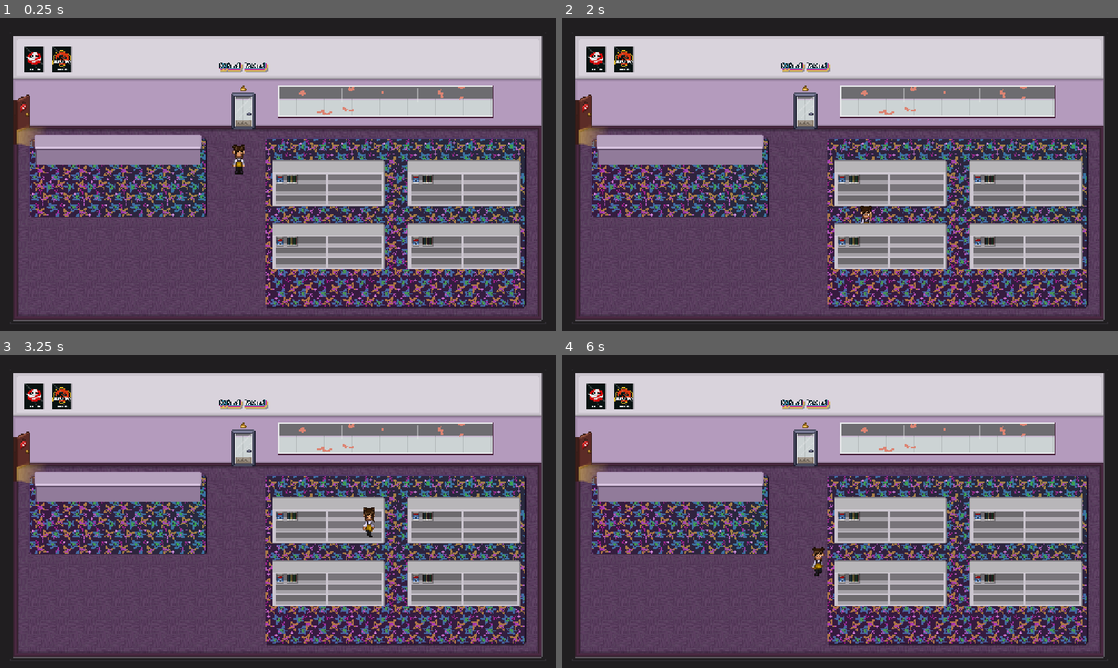
Above: before the commit, frames 1-4 (two rows, left to right).
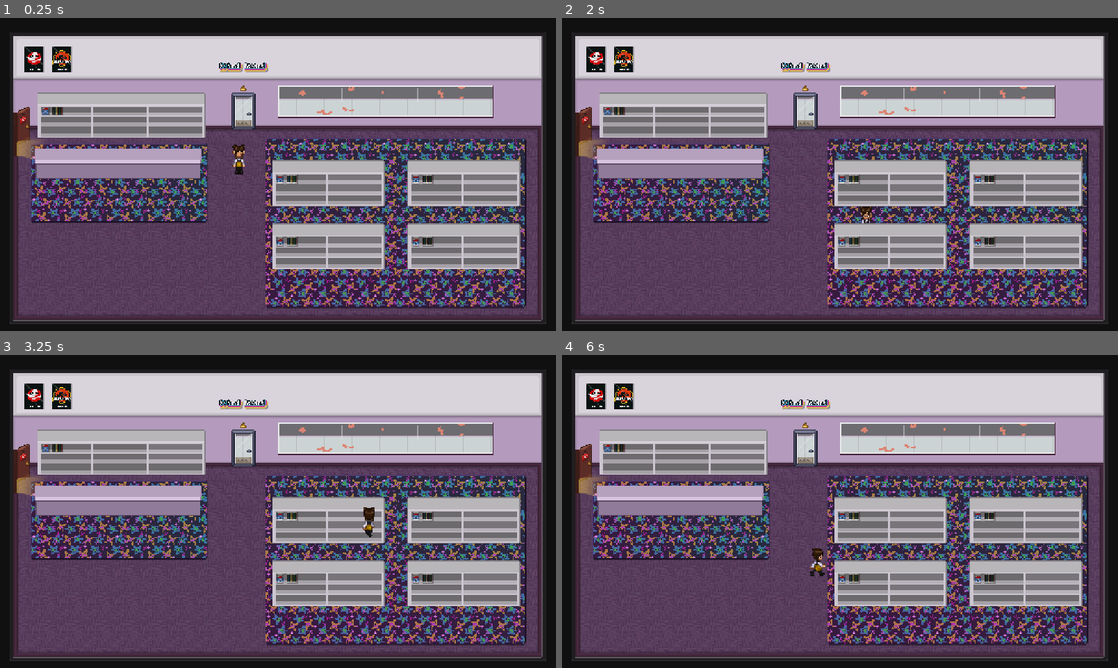
Above: after the commit, the same moments.

Repository: Sleeping-Robot-Games/video-planet
Game: Godot game, scene res://storefront/storefront.tscn
Same seed, same stepped clock (60 frames per second), same inputs: the game is played once before the commit and once after it. This scene is started directly instead of the project's main scene.
Inputs:
- Up to frame 1 (0.25 s): no input
- Up to frame 2 (2 s): tap Enter (rewind) at 0.5 s; hold D (walk_right) 0.53-1.28 s; tap 1 (1) at 0.6 s; tap 2 (2) at 0.8, 1.35 s; hold S (walk_down) from 1.28 s (still down); tap 3 (3) at 1.55 s
- Up to frame 3 (3.25 s): release S (walk_down) at 2.03 s; hold D (walk_right) 2.03-2.78 s; tap 3 (3) at 2.1 s; tap 4 (4) at 2.3, 2.85 s; hold W (walk_up) from 2.78 s (still down); tap 5 (5) at 3.05 s
- Up to frame 4 (6 s): release W (walk_up) at 3.53 s; hold A (walk_left) 3.53-5.03 s; tap 5 (5) at 3.6 s; tap 1 (1) at 3.8, 4.35 s; tap 2 (2) at 4.55, 5.1 s; hold S (walk_down) 5.03-5.78 s; tap 3 (3) at 5.3, 5.85 s; hold D (walk_right) from 5.78 s (still down)

The runs differ from the first frame. In frame 1, 11% of the frame differs, in the area x 2-38%, y 23-66%; in frame 2, 11%; in frame 3, 11%; in frame 4, 11%, in the area x 2-48%, y 23-71%.

Commit message:
adjust animation player

Diff:
--- a/storefront/player/player.tscn
+++ b/storefront/player/player.tscn
@@ -24,8 +24,9 @@
 
 [sub_resource type="Animation" id="Animation_n7xn3"]
 resource_name = "walk_down"
-length = 0.5
+length = 1.2
 loop_mode = 1
+step = 0.1
 tracks/0/type = "value"
 tracks/0/imported = false
 tracks/0/enabled = true
@@ -33,16 +34,149 @@
 tracks/0/interp = 1
 tracks/0/loop_wrap = true
 tracks/0/keys = {
-"times": PackedFloat32Array(0, 0.125, 0.25, 0.375, 0.5),
-"transitions": PackedFloat32Array(1, 1, 1, 1, 1),
+"times": PackedFloat32Array(0.0021762908, 0.2, 0.4, 0.6, 0.8, 1),
+"transitions": PackedFloat32Array(1, 1, 1, 1, 1, 1),
 "update": 1,
-"values": [16, 18, 19, 20, 21]
+"values": [16, 17, 18, 19, 20, 21]
+}
+
+[sub_resource type="Animation" id="Animation_xig5k"]
+resource_name = "walk_up"
+length = 1.2
+loop_mode = 1
+step = 0.1
+tracks/0/type = "value"
+tracks/0/imported = false
+tracks/0/enabled = true
+tracks/0/path = NodePath("Sprite2D:frame")
+tracks/0/interp = 1
+tracks/0/loop_wrap = true
+tracks/0/keys = {
+"times": PackedFloat32Array(0, 0.2, 0.4, 0.6, 0.8, 1),
+"transitions": PackedFloat32Array(1, 1, 1, 1, 1, 1),
+"update": 1,
+"values": [22, 23, 24, 25, 26, 27]
+}
+
+[sub_resource type="Animation" id="Animation_ymjxf"]
+resource_name = "walk_left"
+length = 1.2
+loop_mode = 1
+step = 0.1
+tracks/0/type = "value"
+tracks/0/imported = false
+tracks/0/enabled = true
+tracks/0/path = NodePath("Sprite2D:frame")
+tracks/0/interp = 1
+tracks/0/loop_wrap = true
+tracks/0/keys = {
+"times": PackedFloat32Array(0, 0.2, 0.4, 0.6, 0.8, 1),
+"transitions": PackedFloat32Array(1, 1, 1, 1, 1, 1),
+"update": 1,
+"values": [28, 29, 30, 31, 32, 33]
+}
+
+[sub_resource type="Animation" id="Animation_vth7n"]
+resource_name = "walk_right"
+length = 1.2
+loop_mode = 1
+step = 0.1
+tracks/0/type = "value"
+tracks/0/imported = false
+tracks/0/enabled = true
+tracks/0/path = NodePath("Sprite2D:frame")
+tracks/0/interp = 1
+tracks/0/loop_wrap = true
+tracks/0/keys = {
+"times": PackedFloat32Array(0, 0.2, 0.4, 0.6, 0.8, 1),
+"transitions": PackedFloat32Array(1, 1, 1, 1, 1, 1),
+"update": 1,
+"values": [34, 35, 36, 37, 38, 39]
+}
+
+[sub_resource type="Animation" id="Animation_2ejmx"]
+resource_name = "idle_front"
+length = 2.0
+loop_mode = 1
+step = 0.1
+tracks/0/type = "value"
+tracks/0/imported = false
+tracks/0/enabled = true
+tracks/0/path = NodePath("Sprite2D:frame")
+tracks/0/interp = 1
+tracks/0/loop_wrap = true
+tracks/0/keys = {
+"times": PackedFloat32Array(0, 0.9, 1.2, 1.7),
+"transitions": PackedFloat32Array(1, 1, 1, 1),
+"update": 1,
+"values": [0, 1, 2, 3]
+}
+
+[sub_resource type="Animation" id="Animation_o8g7p"]
+resource_name = "idle_back"
+length = 2.0
+loop_mode = 1
+step = 0.1
+tracks/0/type = "value"
+tracks/0/imported = false
+tracks/0/enabled = true
+tracks/0/path = NodePath("Sprite2D:frame")
+tracks/0/interp = 1
+tracks/0/loop_wrap = true
+tracks/0/keys = {
+"times": PackedFloat32Array(0, 0.9, 1.2, 1.7),
+"transitions": PackedFloat32Array(1, 1, 1, 1),
+"update": 1,
+"values": [4, 5, 6, 7]
+}
+
+[sub_resource type="Animation" id="Animation_uvcxt"]
+resource_name = "idle_left"
+length = 2.0
+loop_mode = 1
+step = 0.1
+tracks/0/type = "value"
+tracks/0/imported = false
+tracks/0/enabled = true
+tracks/0/path = NodePath("Sprite2D:frame")
+tracks/0/interp = 1
+tracks/0/loop_wrap = true
+tracks/0/keys = {
+"times": PackedFloat32Array(0, 0.9, 1.2, 1.7),
+"transitions": PackedFloat32Array(1, 1, 1, 1),
+"update": 1,
+"values": [8, 9, 10, 11]
+}
+
+[sub_resource type="Animation" id="Animation_krgeh"]
+resource_name = "idle_right"
+length = 2.0
+loop_mode = 1
+step = 0.1
+tracks/0/type = "value"
+tracks/0/imported = false
+tracks/0/enabled = true
+tracks/0/path = NodePath("Sprite2D:frame")
+tracks/0/interp = 1
+tracks/0/loop_wrap = true
+tracks/0/keys = {
+"times": PackedFloat32Array(0, 0.9, 1.2, 1.7),
+"transitions": PackedFloat32Array(1, 1, 1, 1),
+"update": 1,
+"values": [12, 13, 14, 15]
 }
 
 [sub_resource type="AnimationLibrary" id="AnimationLibrary_xig5k"]
 _data = {
 &"RESET": SubResource("Animation_48828"),
-&"walk_down": SubResource("Animation_n7xn3")
+&"idle_back": SubResource("Animation_o8g7p"),
+&"idle_front": SubResource("Animation_2ejmx"),
+&"idle_left": SubResource("Animation_uvcxt"),
+&"idle_right": SubResource("Animation_krgeh"),
+&"walk_down": SubResource("Animation_n7xn3"),
+&"walk_left": SubResource("Animation_ymjxf"),
+&"walk_right": SubResource("Animation_vth7n"),
+&"walk_up": SubResource("Animation_xig5k")
 }
 
 [node name="Player" type="CharacterBody2D"]
--- a/storefront/storefront.tscn
+++ b/storefront/storefront.tscn
@@ -14,6 +14,7 @@
 [ext_resource type="Texture2D" uid="uid://omdss3dijti0" path="res://storefront/backroomdoorframe.png" id="12_74fhw"]
 [ext_resource type="Texture2D" uid="uid://tjcy02kvf1v4" path="res://storefront/backroomdoor.png" id="13_kcm8m"]
 [ext_resource type="PackedScene" uid="uid://x2l0pltsea0m" path="res://storefront/player/player.tscn" id="14_s766h"]
+[ext_resource type="Texture2D" uid="uid://bt0r07rt4b8tn" path="res://storefront/shelflong.png" id="15_k10vf"]
 
 [sub_resource type="TileSetAtlasSource" id="TileSetAtlasSource_a6yji"]
 texture = ExtResource("2_da638")
@@ -89,7 +90,7 @@
 tile_set = SubResource("TileSet_56nh0")
 
 [node name="Rug" type="Sprite2D" parent="Floor"]
-position = Vector2(136, 184)
+position = Vector2(137, 190)
 texture = ExtResource("2_d824b")
 
 [node name="Rug2" type="Sprite2D" parent="Floor"]
@@ -121,6 +122,10 @@
 y_sort_enabled = true
 position = Vector2(444, 96)
 texture = ExtResource("8_dspst")
+
+[node name="Shelflong" type="Sprite2D" parent="Deco"]
+position = Vector2(140, 112)
+texture = ExtResource("15_k10vf")
 
 [node name="Doortemp" type="Sprite2D" parent="Deco"]
 y_sort_enabled = true
@@ -157,11 +162,11 @@
 
 [node name="Counter" type="Sprite2D" parent="Furniture"]
 y_sort_enabled = true
-position = Vector2(136, 152)
+position = Vector2(136, 168)
 texture = ExtResource("10_fk8fj")
 
 [node name="Backroomdoorframe" type="Sprite2D" parent="."]
-position = Vector2(48, 120)
+position = Vector2(48, 134)
 texture = ExtResource("12_74fhw")
 
 [node name="Backroomdoor" type="Sprite2D" parent="Backroomdoorframe"]
Not shown: 1 places in storefront/player/player.tscn that only renumber resources
Binary file added: storefront/shelflong.png
Not shown, added: storefront/shelflong.png.import
Not shown: 1 places in storefront/storefront.tscn that only renumber resources
Binary file changed: storefront/wall.png
